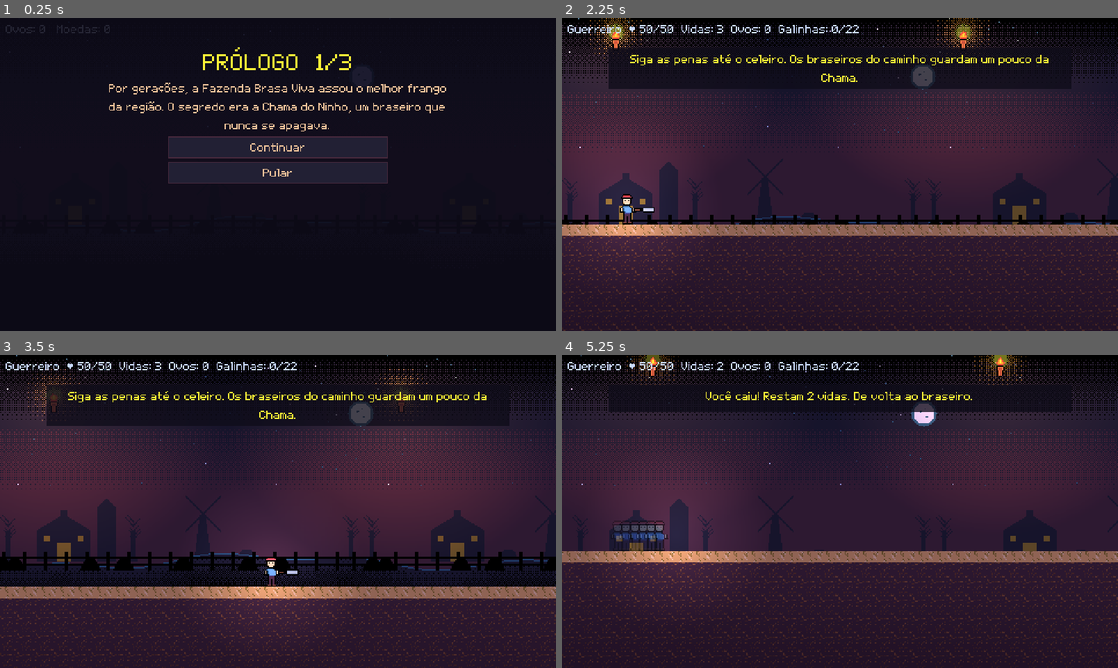
Above: before the commit, frames 1-4 (two rows, left to right).
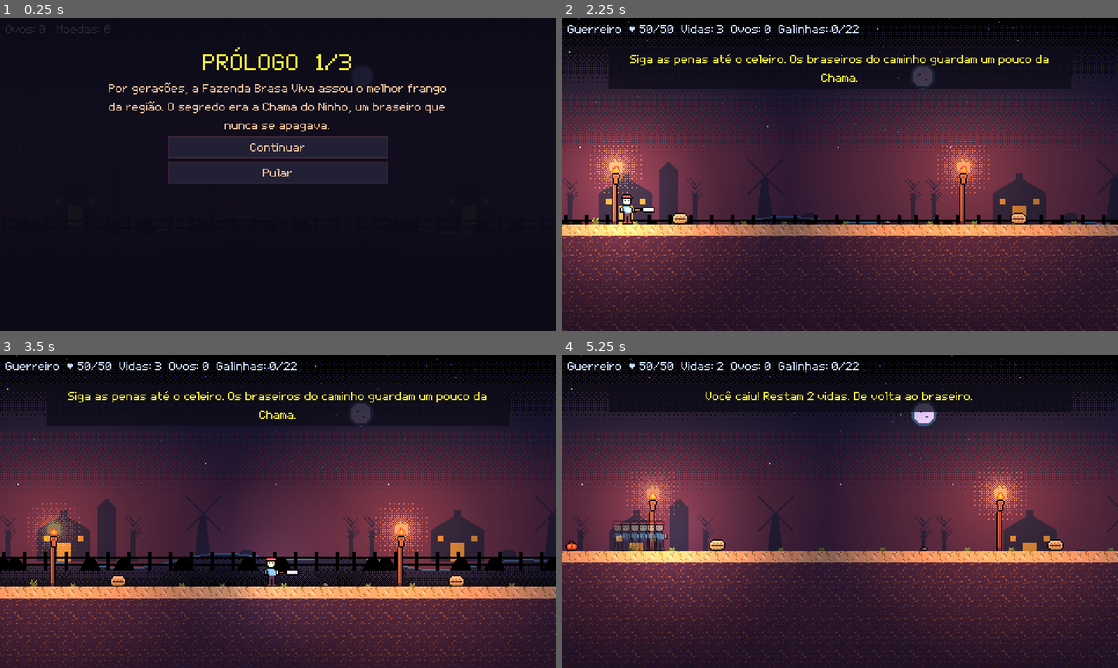
Above: after the commit, the same moments.

Repository: Douglas-Marcondes/grill-or-be-grilled
Game: Godot game, scene res://jogo.tscn
Two runs of this game, one before a commit and one after it. Both use one fixed random seed, a clock stepped at 60 frames per second and the inputs below.
Inputs:
- Up to frame 1 (0.25 s): no input
- Up to frame 2 (2.25 s): click "Continuar" at 0.5 s; click "Pular" at 1.25 s; click "Guerreiro · Espada" at 2 s
- Up to frame 3 (3.5 s): hold D (andar_direita) from 2.78 s (still down); tap J (atacar) at 2.85 s; tap Space (pular) at 3.02 s
- Up to frame 4 (5.25 s): tap Shift (esquivar) at 3.6, 5.1 s; tap Space (pular) at 3.77 s; release D (andar_direita) at 4.28 s; hold A (andar_esquerda) 4.28-5.03 s; tap J (atacar) at 4.35 s; hold D (andar_direita) from 5.03 s (still down)

The runs differ from the first frame. In frame 2, 32% of the frame differs, in the area x 0-99%, y 0-94%; in frame 3, 27%; in frame 4, 32%, in the area x 0-100%, y 0-91%.

Commit message:
Tochas da fazenda em poste, adornos nas plataformas e laje no porão
Superficie lê a altura do chão direto dos Polygon2D (vale no editor); as
tochas ao ar livre descem até ele e ganham poste, e somem sobre vãos.
Adornos por região espalhados com semente no nome da plataforma. A faixa
verde do porão virou laje de pedra. Teste novo: teste_dos_adornos.

Claude-Session: https://claude.ai/code/session_01F6cpgqed1FaERwkTz9ciWh

Diff:
--- a/grill-or-be-grilled/fase1.gd
+++ b/grill-or-be-grilled/fase1.gd
@@ -9,6 +9,7 @@
 const TEMA = preload("res://tema_pixel.tres")
 const Terreno = preload("res://scripts/terreno.gd")
 const Tochas = preload("res://scripts/tochas.gd")
+const Adornos = preload("res://scripts/adornos.gd")
 const Limites = preload("res://scripts/limites.gd")
 const Historia = preload("res://scripts/historia.gd")
 const Menus = preload("res://scripts/menus.gd")
@@ -75,6 +76,7 @@
 		return
 	Terreno.montar(level_art)
 	Tochas.montar(level_art)
+	Adornos.montar(level_art)
 	add_child(Iluminacao.new())
 	_build_world_walls()
 
--- a/grill-or-be-grilled/ferramentas/teste_da_iluminacao.gd
+++ b/grill-or-be-grilled/ferramentas/teste_da_iluminacao.gd
@@ -8,6 +8,7 @@
 #       res://ferramentas/teste_da_iluminacao.tscn
 
 const Iluminacao = preload("res://scripts/iluminacao.gd")
+const Terreno = preload("res://scripts/terreno.gd")
 const AcabamentoDoTerreno = preload("res://scripts/acabamento_do_terreno.gd")
 
 var _falhas: PackedStringArray = []
@@ -29,7 +30,7 @@
 
 
 func _testar_regioes() -> void:
-	var achadas := [Iluminacao.regiao_de(100.0), Iluminacao.regiao_de(4000.0), Iluminacao.regiao_de(9000.0)]
+	var achadas := [Terreno.regiao_em(100.0), Terreno.regiao_em(4000.0), Terreno.regiao_em(9000.0)]
 	_exigir("regiao por X", achadas == ["fazenda", "entrada", "porao"], str(achadas))
 	var fazenda: Color = Iluminacao.AMBIENTE["fazenda"]
 	var porao: Color = Iluminacao.AMBIENTE["porao"]
--- /dev/null
+++ b/grill-or-be-grilled/ferramentas/teste_dos_adornos.gd
@@ -0,0 +1,93 @@
+extends Node2D
+
+# Testes da camada de cenario: altura do chao lida dos poligonos, adornos
+# deterministicos no topo das plataformas e tochas da fazenda fincadas em poste.
+#
+#   ./Godot_v4.7.2-stable_linux.x86_64 --headless --path grill-or-be-grilled \
+#       res://ferramentas/teste_dos_adornos.tscn
+
+const Superficie = preload("res://scripts/superficie.gd")
+const Adornos = preload("res://scripts/adornos.gd")
+const Tochas = preload("res://scripts/tochas.gd")
+
+var _falhas: PackedStringArray = []
+
+func _ready() -> void:
+	_testar_superficie()
+	_testar_adornos_deterministicos()
+	_testar_tochas_da_fazenda()
+	for falha in _falhas:
+		printerr("FALHOU: %s" % falha)
+	if _falhas.is_empty():
+		print("ADORNOS_OK 5 verificacoes")
+	get_tree().quit(0 if _falhas.is_empty() else 1)
+
+
+## Cenario minimo: um bloco plano e uma rampa, separados por um vao.
+func _cenario_de_teste() -> Node2D:
+	var cenario := Node2D.new()
+	add_child(cenario)
+	cenario.add_child(_bloco("Trecho1", [Vector2(0, 400), Vector2(300, 400), Vector2(300, 600), Vector2(0, 600)]))
+	cenario.add_child(_bloco("Trecho2", [Vector2(500, 400), Vector2(800, 300), Vector2(800, 600), Vector2(500, 600)]))
+	return cenario
+
+
+func _bloco(nome: String, pontos: Array[Vector2]) -> Polygon2D:
+	var bloco := Polygon2D.new()
+	bloco.name = nome
+	bloco.polygon = PackedVector2Array(pontos)
+	return bloco
+
+
+func _testar_superficie() -> void:
+	var cenario := _cenario_de_teste()
+	var plano := Superficie.chao_abaixo(cenario, Vector2(100, 0))
+	var rampa := Superficie.chao_abaixo(cenario, Vector2(650, 0))
+	var vao := Superficie.chao_abaixo(cenario, Vector2(400, 0))
+	_exigir("chao no plano e na rampa", is_equal_approx(plano, 400.0) and is_equal_approx(rampa, 350.0),
+		"plano=%s rampa=%s" % [plano, rampa])
+	_exigir("vao nao tem chao", is_inf(vao), "vao=%s" % vao)
+	cenario.free()
+
+
+func _testar_adornos_deterministicos() -> void:
+	var primeira := _posicoes_dos_adornos()
+	var segunda := _posicoes_dos_adornos()
+	_exigir("adornos sempre nos mesmos lugares", not primeira.is_empty() and primeira == segunda,
+		"%s vs %s" % [primeira, segunda])
+	var no_chao := true
+	for ponto in primeira:
+		no_chao = no_chao and is_equal_approx(ponto.y, 400.0)
+	_exigir("adornos pousam no topo do bloco", no_chao, str(primeira))
+
+
+func _posicoes_dos_adornos() -> Array[Vector2]:
+	var cenario := _cenario_de_teste()
+	Adornos.montar(cenario)
+	var posicoes: Array[Vector2] = []
+	for sprite in cenario.get_node("Trecho1/Adornos").get_children():
+		posicoes.append(sprite.global_position)
+	cenario.free()
+	return posicoes
+
+
+func _testar_tochas_da_fazenda() -> void:
+	var cenario := _cenario_de_teste()
+	for dados in [["Tocha1", 100.0], ["Tocha2", 400.0]]:
+		var marcador := Node2D.new()
+		marcador.name = dados[0]
+		marcador.position = Vector2(dados[1], 100)
+		cenario.add_child(marcador)
+	Tochas.montar(cenario)
+	var plantada: Node2D = cenario.get_node("Tocha1").get_child(0)
+	var no_vao: Node2D = cenario.get_node("Tocha2").get_child(0)
+	var altura_esperada := 400.0 - Tochas.ALTURA_DO_POSTE - Tochas.ALTURA_DO_CASTICAL
+	_exigir("tocha da fazenda no poste, e escondida sobre o vao",
+		is_equal_approx(plantada.global_position.y, altura_esperada) and plantada.visible and not no_vao.visible,
+		"y=%s esperado=%s vao_visivel=%s" % [plantada.global_position.y, altura_esperada, no_vao.visible])
+	cenario.free()
+
+
+func _exigir(nome: String, condicao: bool, detalhe: String) -> void:
+	if not condicao:
+		_falhas.append("%s: %s" % [nome, detalhe])
--- /dev/null
+++ b/grill-or-be-grilled/ferramentas/teste_dos_adornos.tscn
@@ -0,0 +1,4 @@
+[gd_scene load_steps=2 format=3]
+[ext_resource type="Script" path="res://ferramentas/teste_dos_adornos.gd" id="1"]
+[node name="TesteDosAdornos" type="Node2D"]
+script = ExtResource("1")
--- /dev/null
+++ b/grill-or-be-grilled/scripts/adornos.gd
@@ -0,0 +1,84 @@
+@tool
+extends RefCounted
+
+## Espalha adornos (capim, feno, caixote, osso...) no topo das plataformas.
+##
+## Bloco liso do comeco ao fim e o que mais denunciava a fase como prototipo.
+## Os adornos nao tem colisao nem mudam o jogo; so quebram a monotonia e contam
+## a regiao. A posicao e sorteada com semente no nome da plataforma: a mesma
+## plataforma recebe sempre os mesmos adornos (no editor e no jogo), e mover ou
+## esticar a plataforma no editor redistribui sozinho.
+##
+## E @tool porque scripts/previa_do_editor.gd veste a fase no editor; o no
+## "Adornos" criado aqui nao tem owner e sai antes de salvar.
+##
+## Exemplo:
+##     Adornos.montar($EditorPreview/Cenario)
+
+const Terreno = preload("res://scripts/terreno.gd")
+const Superficie = preload("res://scripts/superficie.gd")
+const Sprites = preload("res://scripts/sprites.gd")
+
+const FOLHA := "adornos_%s"
+const QUADROS := 5
+## Peso de sorteio por quadro: as folhas (tools/arte/adornos.py) vem do mais
+## comum ao mais raro. Feno ou barril a cada passo viraria entulho, mas peca
+## miuda demais (a primeira versao dava pedrinha em metade dos passos) some no
+## quadro de 480x270 e a plataforma volta a parecer lisa.
+const PESOS := [4.0, 3.0, 2.0, 2.0, 1.5]
+const PASSO_MINIMO := 22
+const PASSO_MAXIMO := 64
+## Distancia da quina: adorno na beirada parece pendurado no vazio.
+const MARGEM := 10.0
+const LARGURA_MINIMA := 40.0
+
+
+static func montar(cenario: Node2D) -> int:
+	"""Adorna todas as plataformas. Devolve quantos adornos foram postos."""
+	if not cenario:
+		push_error("Adornos.montar recebeu cenario nulo; esperado EditorPreview/Cenario")
+		return 0
+	var total := 0
+	for no in cenario.get_children():
+		if Terreno.e_corpo(no):
+			total += _adornar(no)
+	return total
+
+
+static func _adornar(arte: Polygon2D) -> int:
+	var faixa := _faixa_em_x(arte)
+	if faixa.y - faixa.x < LARGURA_MINIMA:
+		return 0
+	var sorteio := RandomNumberGenerator.new()
+	sorteio.seed = hash(str(arte.name))
+	var grupo := Node2D.new()
+	grupo.name = "Adornos"
+	arte.add_child(grupo)
+	var folha := FOLHA % Terreno.regiao_em((faixa.x + faixa.y) / 2.0)
+	var x := faixa.x + MARGEM + sorteio.randi_range(0, PASSO_MINIMO)
+	var postos := 0
+	while x < faixa.y - MARGEM:
+		var topo := Superficie.topo_em(arte, x)
+		if is_finite(topo):
+			_por(grupo, folha, arte.to_local(Vector2(x, topo)), sorteio)
+			postos += 1
+		x += sorteio.randi_range(PASSO_MINIMO, PASSO_MAXIMO)
+	return postos
+
+
+static func _faixa_em_x(arte: Polygon2D) -> Vector2:
+	"""Menor e maior X global do poligono."""
+	var faixa := Vector2(INF, -INF)
+	for ponto in arte.polygon:
+		var x := arte.to_global(ponto).x
+		faixa = Vector2(minf(faixa.x, x), maxf(faixa.y, x))
+	return faixa
+
+
+static func _por(grupo: Node2D, folha: String, pe: Vector2, sorteio: RandomNumberGenerator) -> void:
+	var sprite := Sprites.montar(grupo, folha, QUADROS)
+	if not sprite:
+		return
+	sprite.position = pe.round()
+	sprite.frame = sorteio.rand_weighted(PackedFloat32Array(PESOS))
+	sprite.flip_h = sorteio.randf() < 0.5
--- a/grill-or-be-grilled/scripts/iluminacao.gd
+++ b/grill-or-be-grilled/scripts/iluminacao.gd
@@ -39,17 +39,8 @@
 	var camera := get_viewport().get_camera_2d()
 	if not camera:
 		return
-	var alvo: Color = AMBIENTE[regiao_de(camera.get_screen_center_position().x)]
+	var alvo: Color = AMBIENTE[Terreno.regiao_em(camera.get_screen_center_position().x)]
 	color = color.lerp(alvo, 1.0 - exp(-delta * RAPIDEZ_DA_TRANSICAO))
-
-
-static func regiao_de(x: float) -> String:
-	"""Mesmas fronteiras do material do terreno, para luz e chao mudarem juntos."""
-	if x < Terreno.FIM_DA_FAZENDA:
-		return "fazenda"
-	if x < Terreno.FIM_DA_ENTRADA:
-		return "entrada"
-	return "porao"
 
 
 static func luz(cor: Color, energia: float, escala: float) -> PointLight2D:
--- a/grill-or-be-grilled/scripts/previa_do_editor.gd
+++ b/grill-or-be-grilled/scripts/previa_do_editor.gd
@@ -23,6 +23,7 @@
 
 const Terreno = preload("res://scripts/terreno.gd")
 const Tochas = preload("res://scripts/tochas.gd")
+const Adornos = preload("res://scripts/adornos.gd")
 const Sprites = preload("res://scripts/sprites.gd")
 const Jogador = preload("res://player.gd")
 const Bestiario = preload("res://scripts/bestiario.gd")
@@ -80,6 +81,7 @@
 	if cenario:
 		Terreno.montar(cenario)
 		Tochas.montar(cenario)
+		Adornos.montar(cenario)
 	_vestir_personagens()
 
 
--- /dev/null
+++ b/grill-or-be-grilled/scripts/superficie.gd
@@ -0,0 +1,40 @@
+@tool
+extends RefCounted
+
+## Onde fica o chao: altura da superficie pisavel do cenario num dado X.
+##
+## Adornos e postes de tocha precisam pousar no topo do terreno, e o terreno e
+## desenhado a mao no editor (retangulos, mas tambem a curva do ninho). Em vez
+## de raycast -- que nao existe no editor, onde a prévia tambem veste a fase --
+## a altura sai direto dos vertices dos Polygon2D.
+##
+## Exemplo:
+##     var y := Superficie.chao_abaixo(cenario, Vector2(980, 330))
+##     if is_finite(y): poste.global_position = Vector2(980, y)
+
+const Terreno = preload("res://scripts/terreno.gd")
+
+
+static func topo_em(arte: Polygon2D, x: float) -> float:
+	"""Y global mais alto do poligono na vertical X; INF se X fica fora dele."""
+	var pontos := arte.polygon
+	var topo := INF
+	for indice in pontos.size():
+		var a := arte.to_global(pontos[indice])
+		var b := arte.to_global(pontos[(indice + 1) % pontos.size()])
+		if is_equal_approx(a.x, b.x) or x < minf(a.x, b.x) or x > maxf(a.x, b.x):
+			continue
+		topo = minf(topo, lerpf(a.y, b.y, (x - a.x) / (b.x - a.x)))
+	return topo
+
+
+static func chao_abaixo(cenario: Node, ponto: Vector2) -> float:
+	"""Primeira superficie pisavel abaixo do ponto (Y global); INF se for vao."""
+	var chao := INF
+	for no in cenario.get_children():
+		if not Terreno.e_corpo(no):
+			continue
+		var topo := topo_em(no, ponto.x)
+		if topo >= ponto.y:
+			chao = minf(chao, topo)
+	return chao
--- a/grill-or-be-grilled/scripts/terreno.gd
+++ b/grill-or-be-grilled/scripts/terreno.gd
@@ -24,7 +24,7 @@
 const MATERIAIS := {
 	"fazenda": {"corpo": "terra", "faixa": "palha", "parede": "parede_celeiro"},
 	"entrada": {"corpo": "madeira", "faixa": "tabua", "parede": "parede_celeiro"},
-	"porao": {"corpo": "pedra", "faixa": "musgo", "parede": "parede_porao"},
+	"porao": {"corpo": "pedra", "faixa": "laje", "parede": "parede_porao"},
 }
 
 const PREFIXOS_DE_CORPO := ["Trecho", "RotaAlta"]
@@ -87,6 +87,11 @@
 	arte.scale = Vector2.ONE
 
 
+static func e_corpo(no: Node) -> bool:
+	"""Bloco de terreno onde se pisa (tem colisao), e nao faixa nem parede."""
+	return no is Polygon2D and _tem_prefixo(no.name, PREFIXOS_DE_CORPO)
+
+
 static func _tem_prefixo(nome: StringName, prefixos: Array) -> bool:
 	for prefixo in prefixos:
 		if str(nome).begins_with(prefixo):
@@ -101,7 +106,7 @@
 	tambem tem scale (RotaAlta8, por exemplo, e position (2404, 80) com scale
 	0.47), e ignorar a escala deslocava o centro em milhares de pixels -- uma
 	saliencia no meio da fazenda chegou a ser classificada como porao e saiu
-	coberta de musgo.
+	coberta com a faixa do porao.
 	"""
 	if arte.polygon.is_empty():
 		return Rect2()
@@ -112,7 +117,11 @@
 
 
 static func _regiao_de(caixa: Rect2) -> String:
-	var x := caixa.get_center().x
+	return regiao_em(caixa.get_center().x)
+
+
+static func regiao_em(x: float) -> String:
+	"""Regiao da fase num X do mundo: fazenda, entrada ou porao."""
 	if x < FIM_DA_FAZENDA:
 		return "fazenda"
 	if x < FIM_DA_ENTRADA:
--- a/grill-or-be-grilled/scripts/tochas.gd
+++ b/grill-or-be-grilled/scripts/tochas.gd
@@ -17,9 +17,15 @@
 
 const Sprites = preload("res://scripts/sprites.gd")
 const Iluminacao = preload("res://scripts/iluminacao.gd")
+const Terreno = preload("res://scripts/terreno.gd")
+const Superficie = preload("res://scripts/superficie.gd")
 
 const PREFIXO := "Tocha"
 const QUADROS_DE_CHAMA := 4
+## Medidas de Artes/gerado/poste.png e do castical (tools/arte/props.py).
+const ALTURA_DO_POSTE := 34.0
+const ALTURA_DO_CASTICAL := 10.0
+const LARGURA_DO_POSTE := 7.0
 
 
 static func montar(cenario: Node2D) -> int:
@@ -33,9 +39,29 @@
 			continue
 		for marcador in no.get_children():
 			marcador.hide()
-		no.add_child(Tocha.new())
+		var tocha := Tocha.new()
+		no.add_child(tocha)
+		if Terreno.regiao_em(no.global_position.x) == "fazenda":
+			_plantar_em_poste(cenario, tocha)
 		total += 1
 	return total
+
+
+static func _plantar_em_poste(cenario: Node2D, tocha: Tocha) -> void:
+	"""Ao ar livre nao ha parede onde prender a tocha: ela descia pendurada no
+	ceu. Aqui ela desce ate o chao abaixo do marcador e ganha um poste; sobre um
+	vao nao ha onde fincar, entao ela some (luz incluida)."""
+	var chao := Superficie.chao_abaixo(cenario, tocha.global_position)
+	if not is_finite(chao):
+		tocha.hide()
+		if tocha.luz:
+			tocha.luz.enabled = false
+		return
+	tocha.global_position.y = chao - ALTURA_DO_POSTE - ALTURA_DO_CASTICAL
+	var poste := Sprites.anexar(tocha, "poste", 1,
+			Vector2(-roundf(LARGURA_DO_POSTE / 2.0), ALTURA_DO_CASTICAL))
+	if poste:
+		poste.show_behind_parent = true
 
 
 ## Uma tocha acesa: castical, chama de 4 quadros e halo aditivo.
Binary file added: grill-or-be-grilled/Artes/gerado/adornos_entrada.png
Not shown, added: grill-or-be-grilled/Artes/gerado/adornos_entrada.png.import
Binary file added: grill-or-be-grilled/Artes/gerado/adornos_fazenda.png
Not shown, added: grill-or-be-grilled/Artes/gerado/adornos_fazenda.png.import
Binary file added: grill-or-be-grilled/Artes/gerado/adornos_porao.png
Not shown, changed: grill-or-be-grilled/Artes/gerado/adornos_porao.png.import
Binary file added: grill-or-be-grilled/Artes/gerado/poste.png
Not shown, added: grill-or-be-grilled/Artes/gerado/poste.png.import
Binary file added: grill-or-be-grilled/Artes/gerado/tile_laje.png
Not shown, added: grill-or-be-grilled/Artes/gerado/tile_laje.png.import
Binary file removed: grill-or-be-grilled/Artes/gerado/tile_musgo.png
Not shown, added: grill-or-be-grilled/ferramentas/teste_da_iluminacao.gd.uid
(and 3 more such lines)
